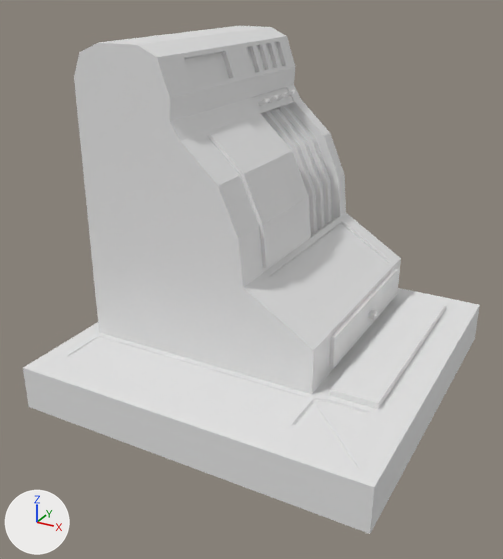
The FBX model Assets/_Visual/Environment/Restaurant/Internal/Caixa_Registradora.fbx as it was, and as the next commit left it.
One viewpoint serves both versions: a camera (50 mm lens) standing at (1.67, -3.28, 2.21) and looking at (-0.04, -0.17, 0.66). The lights are fixed; the arrows at lower left show +X, +Y and +Z.
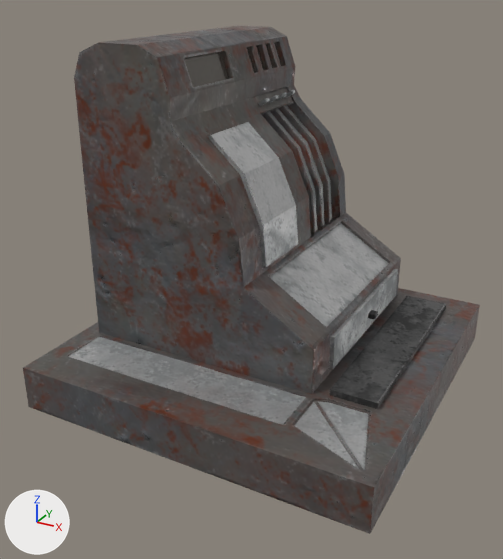
The newer file is also rescaled (x0.213) as a whole; pictures and numbers use the older file's frame.

Pixel boxes [x1, y1, x2, y2] of what changed, in the pictures (503 x 559 px):
'Cube', surface changed (white to grey)
    both: [23, 26, 480, 534]

Diff of the bpy script that builds the scene:
```diff
--- a/Assets/_Visual/Environment/Restaurant/Internal/Caixa_Registradora.fbx.py
+++ b/Assets/_Visual/Environment/Restaurant/Internal/Caixa_Registradora.fbx.py
@@ img_caixa_registradora_caixa_registradora_metallic_png @@
+img_caixa_registradora_caixa_registradora_metallic_png = load_image('Caixa_Registradora_Caixa_Registradora_Metallic.png', 'Cash_Register/Caixa_Registradora_Caixa_Registradora_Metallic.png', 512, 512, 'Non-Color')
@@ img_caixa_registradora_caixa_registradora_basecolor_png @@
+img_caixa_registradora_caixa_registradora_basecolor_png = load_image('Caixa_Registradora_Caixa_Registradora_BaseColor.png', 'Cash_Register/Caixa_Registradora_Caixa_Registradora_BaseColor.png', 512, 512, 'sRGB')
@@ img_caixa_registradora_caixa_registradora_roughness_png @@
+img_caixa_registradora_caixa_registradora_roughness_png = load_image('Caixa_Registradora_Caixa_Registradora_Roughness.png', 'Cash_Register/Caixa_Registradora_Caixa_Registradora_Roughness.png', 512, 512, 'Non-Color')
@@ img_caixa_registradora_caixa_registradora_normal_png @@
+img_caixa_registradora_caixa_registradora_normal_png = load_image('Caixa_Registradora_Caixa_Registradora_Normal.png', 'Cash_Register/Caixa_Registradora_Caixa_Registradora_Normal.png', 512, 512, 'Non-Color')
@@ mat_caixa_registradora @@
 mat_caixa_registradora = bpy.data.materials.new('Caixa_Registradora')
-# nodes: BsdfPrincipled, OutputMaterial
+# nodes: BsdfPrincipled, NormalMap, OutputMaterial, TexImage x4
+# uses the picture img_caixa_registradora_caixa_registradora_basecolor_png
+# uses the picture img_caixa_registradora_caixa_registradora_metallic_png
+# uses the picture img_caixa_registradora_caixa_registradora_normal_png
+# uses the picture img_caixa_registradora_caixa_registradora_roughness_png
```
